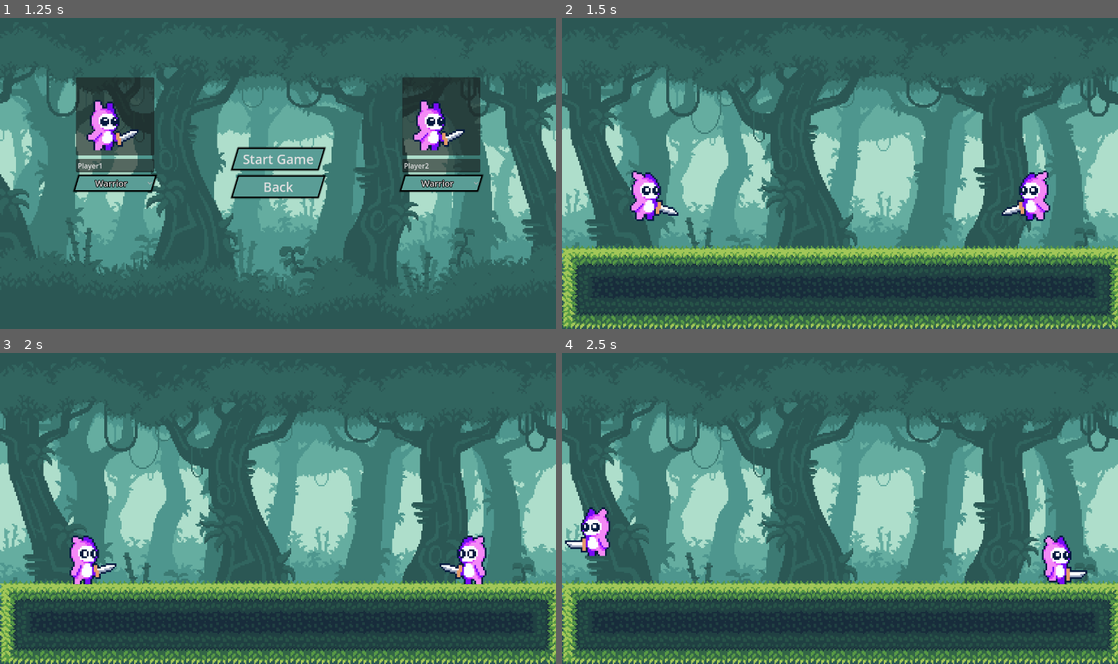
Above: before the commit, frames 1-4 (two rows, left to right).
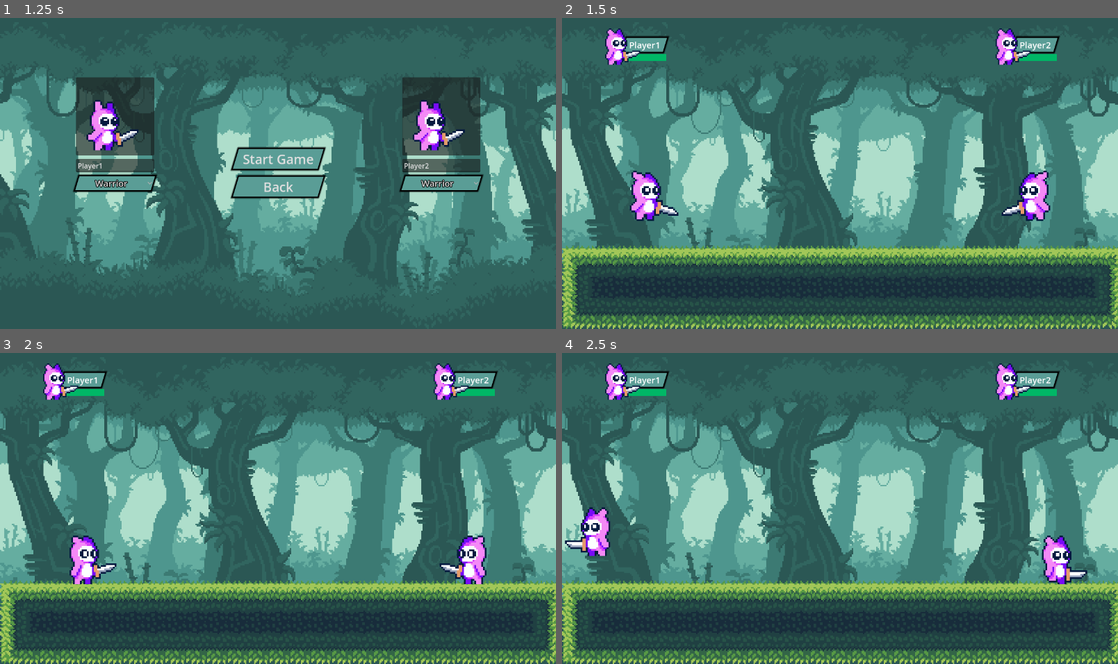
Above: after the commit, the same moments.

Repository: ParmarManthanrajsinh/Godot_4_game_Pookie_Fighters
Game: Godot game, scene res://scene/main_menu.tscn
Same seed, same stepped clock (60 frames per second), same inputs: the game is played once before the commit and once after it.
Inputs:
- Up to frame 1 (1.25 s): click "Play" at 0.5 s
- Up to frame 2 (1.5 s): click "Start Game" at 1.25 s
- Up to frame 3 (2 s): no input
- Up to frame 4 (2.5 s): hold A (P1_move_right) from 2.03 s (still down); tap Right (P2_move_left) at 2.1 s; tap W (P1_jump) at 2.27 s

Frame 1 is identical in both runs. In frame 2, 1.9% of the frame differs, in the area x 7-90%, y 3-16%; in frame 3, 1.9%; in frame 4, 1.9%.

Commit message:
made player_properties scene
Player_properties displays both player type and health.

Diff:
--- a/Script/Global.gd
+++ b/Script/Global.gd
@@ -2,3 +2,9 @@
 
 var Player1_type:int = 0
 var Player2_type:int = 0
+
+var Player1_name:StringName
+var Player2_name:StringName
+
+var Player1_health:int = 10
+var Player2_health:int = 10
--- a/Script/Player_selection.gd
+++ b/Script/Player_selection.gd
@@ -70,3 +70,10 @@
 func _on_start_game_pressed():
 	# Play the Selected Map
 	get_tree().change_scene_to_file("res://scene/map1.tscn")
+
+	if $Player1/Player1_name.text != "" and $Player2/Player2_name.text != "":
+		Global.Player1_name = $Player1/Player1_name.text
+		Global.Player2_name = $Player2/Player2_name.text
+	else:
+		Global.Player1_name = "player1"
+		Global.Player2_name = "player2"
--- a/Script/player_1.gd
+++ b/Script/player_1.gd
@@ -1,10 +1,11 @@
 extends CharacterBody2D
 
 
-const SPEED = 300.0
-const ACCELERATION = 250.0
+var SPEED = 300.0
+var ACCELERATION = 250.0
 const JUMP_VELOCITY = -400.0
-
+var health:int = 10
+var attack:int = 3
 # Get the gravity from the project settings to be synced with RigidBody nodes.
 var gravity = ProjectSettings.get_setting("physics/2d/default_gravity")
 
@@ -26,11 +27,23 @@
 			add_child(spee)
 			spee.play()
 			type = spee
+
+			# Setting the player property
+			health = 8
+			attack = 2
+			SPEED = 400
+			ACCELERATION = 350
 		2:
 			var ta = tank.instantiate()
 			add_child(ta)
 			ta.play()
 			type = ta
+
+			# Setting the player property
+			health = 14
+			attack = 2
+			SPEED = 280
+	Global.Player1_health = health
 
 func _physics_process(delta) -> void:
 	# Add the gravity.
--- a/Script/player_2.gd
+++ b/Script/player_2.gd
@@ -1,9 +1,11 @@
 extends CharacterBody2D
 
 
-const SPEED = 300.0
-const ACCELERATION = 250.0
+var SPEED = 300.0
+var ACCELERATION = 250.0
 const JUMP_VELOCITY = -400.0
+var health:int = 10
+var attack:int = 3
 
 # Get the gravity from the project settings to be synced with RigidBody nodes.
 var gravity = ProjectSettings.get_setting("physics/2d/default_gravity")
@@ -30,6 +32,12 @@
 			spee.flip_h = true
 			spee.offset.x = -12
 			type = spee
+
+			# Setting the player property
+			health = 8
+			attack = 2
+			SPEED = 400
+			ACCELERATION = 350
 		2:
 			var ta = tank.instantiate()
 			add_child(ta)
@@ -37,6 +45,12 @@
 			ta.flip_h = true
 			ta.offset.x = -12
 			type = ta
+
+			# Setting the player property
+			health = 14
+			attack = 2
+			SPEED = 280
+	Global.Player2_health = health
 
 func _physics_process(delta) -> void:
 	# Add the gravity.
--- /dev/null
+++ b/Script/player_bar.gd
@@ -0,0 +1,40 @@
+extends HBoxContainer
+
+@export var player1_sprite : Sprite2D
+@export var player2_sprite : Sprite2D
+
+@export var warrior : Texture2D
+@export var speedster : Texture2D
+@export var tank : Texture2D
+
+# Called when the node enters the scene tree for the first time.
+func _ready() -> void:
+	$Player1/VBoxContainer/player1_name.text = "  " + Global.Player1_name + "  "
+	$Player1/VBoxContainer/player1_bar.max_value = Global.Player1_health
+	$Player1/VBoxContainer/player1_bar.value = Global.Player1_health
+
+	$Player2/VBoxContainer/player2_name.text = "  " + Global.Player2_name + "  "
+	$Player2/VBoxContainer/player2_bar.max_value = Global.Player2_health
+	$Player2/VBoxContainer/player2_bar.value = Global.Player2_health
+
+	match Global.Player1_type:
+		0:
+			player1_sprite.set_texture(warrior)
+		1:
+			player1_sprite.set_texture(speedster)
+		2:
+			player1_sprite.set_texture(tank)
+
+	match Global.Player2_type:
+		0:
+			player2_sprite.set_texture(warrior)
+		1:
+			player2_sprite.set_texture(speedster)
+		2:
+			player2_sprite.set_texture(tank)
+
+
+# Called every frame. 'delta' is the elapsed time since the previous frame.
+func _physics_process(_delta) -> void:
+	$Player1/VBoxContainer/player1_bar.value = Global.Player1_health
+	$Player2/VBoxContainer/player2_bar.value = Global.Player2_health
--- a/Themes/button_theme.tres
+++ b/Themes/button_theme.tres
@@ -39,6 +39,24 @@
 expand_margin_bottom = 2.0
 shadow_size = 3
 
+[sub_resource type="StyleBoxFlat" id="StyleBoxFlat_hlbyn"]
+bg_color = Color(0.352941, 0.615686, 0.588235, 1)
+skew = Vector2(0.3, 0)
+border_width_left = 3
+border_width_top = 3
+border_width_right = 3
+border_width_bottom = 3
+border_color = Color(0, 0, 0, 1)
+expand_margin_top = 2.0
+expand_margin_bottom = 2.0
+shadow_size = 3
+
+[sub_resource type="StyleBoxFlat" id="StyleBoxFlat_wx1ps"]
+bg_color = Color(0.6, 0.6, 0.6, 0.266667)
+
+[sub_resource type="StyleBoxFlat" id="StyleBoxFlat_liwjx"]
+bg_color = Color(0, 0.717647, 0.4, 1)
+
 [sub_resource type="StyleBoxFlat" id="StyleBoxFlat_1i872"]
 bg_color = Color(0.341176, 0.639216, 0.603922, 1)
 skew = Vector2(0.3, 0)
@@ -69,7 +87,13 @@
 Button/styles/hover = SubResource("StyleBoxFlat_s3l0h")
 Button/styles/normal = SubResource("StyleBoxFlat_8c5ar")
 Button/styles/pressed = SubResource("StyleBoxFlat_fben6")
+Label/font_sizes/font_size = 20
+Label/styles/normal = SubResource("StyleBoxFlat_hlbyn")
 OptionButton/font_sizes/font_size = 20
+ProgressBar/colors/font_color = Color(0.94902, 0.94902, 0.94902, 0)
+ProgressBar/font_sizes/font_size = 11
+ProgressBar/styles/background = SubResource("StyleBoxFlat_wx1ps")
+ProgressBar/styles/fill = SubResource("StyleBoxFlat_liwjx")
 TextEdit/font_sizes/font_size = 32
 TextEdit/styles/focus = SubResource("StyleBoxFlat_1i872")
 TextEdit/styles/normal = SubResource("StyleBoxFlat_o4sm3")
--- a/scene/map1.tscn
+++ b/scene/map1.tscn
@@ -8,6 +8,7 @@
 [ext_resource type="PackedScene" uid="uid://djssm768ywia6" path="res://scene/player_1.tscn" id="7_rwqcc"]
 [ext_resource type="Texture2D" uid="uid://cugdcqkndv1" path="res://Asset/parallax background/plx-5.png" id="7_usi4i"]
 [ext_resource type="PackedScene" uid="uid://dhvyfiqehmd1v" path="res://scene/player_2.tscn" id="8_cpda8"]
+[ext_resource type="PackedScene" uid="uid://uh8eyfswa2wk" path="res://scene/player_properties.tscn" id="9_5kv38"]
 
 [sub_resource type="TileSetAtlasSource" id="TileSetAtlasSource_d7xaw"]
 texture = ExtResource("1_uoshb")
@@ -1138,3 +1139,14 @@
 
 [node name="Player2" parent="." instance=ExtResource("8_cpda8")]
 position = Vector2(1024, 300)
+
+[node name="Player_Properties" parent="." instance=ExtResource("9_5kv38")]
+anchors_preset = 5
+anchor_left = 0.5
+anchor_right = 0.5
+anchor_bottom = 0.0
+offset_left = 640.0
+offset_right = 640.0
+grow_vertical = 1
+size_flags_horizontal = 4
+size_flags_vertical = 4
--- /dev/null
+++ b/scene/player_properties.tscn
@@ -0,0 +1,78 @@
+[gd_scene load_steps=6 format=3 uid="uid://uh8eyfswa2wk"]
+
+[ext_resource type="Texture2D" uid="uid://7no02yoc1l2r" path="res://Asset/character_1/Idle.png" id="1_o8ro5"]
+[ext_resource type="Script" path="res://Script/player_bar.gd" id="1_sfjro"]
+[ext_resource type="Theme" uid="uid://c5mk51k51gcl3" path="res://Themes/button_theme.tres" id="2_7key0"]
+[ext_resource type="Texture2D" uid="uid://bmmdvyjrsjsx3" path="res://Asset/character_3/Idle.png" id="3_j5dxy"]
+[ext_resource type="Texture2D" uid="uid://cuv60k4hyf8n6" path="res://Asset/character_2/Idle.png" id="4_c0urb"]
+
+[node name="Player_Properties" type="Control"]
+layout_mode = 3
+anchors_preset = 15
+anchor_right = 1.0
+anchor_bottom = 1.0
+grow_horizontal = 2
+grow_vertical = 2
+
+[node name="HBoxContainer" type="HBoxContainer" parent="." node_paths=PackedStringArray("player1_sprite", "player2_sprite")]
+layout_mode = 1
+anchors_preset = 5
+anchor_left = 0.5
+anchor_right = 0.5
+offset_left = -499.0
+offset_top = 48.0
+offset_right = 499.0
+offset_bottom = 88.0
+grow_horizontal = 2
+theme_override_constants/separation = 800
+script = ExtResource("1_sfjro")
+player1_sprite = NodePath("Player1/player1_Sprite2D")
+player2_sprite = NodePath("Player2/player2_Sprite2D")
+warrior = ExtResource("1_o8ro5")
+speedster = ExtResource("3_j5dxy")
+tank = ExtResource("4_c0urb")
+
+[node name="Player1" type="HBoxContainer" parent="HBoxContainer"]
+layout_mode = 2
+size_flags_horizontal = 4
+size_flags_vertical = 4
+
+[node name="VBoxContainer" type="VBoxContainer" parent="HBoxContainer/Player1"]
+layout_mode = 2
+
+[node name="player1_name" type="Label" parent="HBoxContainer/Player1/VBoxContainer"]
+layout_mode = 2
+theme = ExtResource("2_7key0")
+text = "  player1  "
+
+[node name="player1_bar" type="ProgressBar" parent="HBoxContainer/Player1/VBoxContainer"]
+layout_mode = 2
+theme = ExtResource("2_7key0")
+max_value = 10.0
+
+[node name="player1_Sprite2D" type="Sprite2D" parent="HBoxContainer/Player1"]
+scale = Vector2(3, 3)
+texture = ExtResource("1_o8ro5")
+hframes = 4
+
+[node name="Player2" type="HBoxContainer" parent="HBoxContainer"]
+layout_mode = 2
+size_flags_vertical = 4
+
+[node name="VBoxContainer" type="VBoxContainer" parent="HBoxContainer/Player2"]
+layout_mode = 2
+
+[node name="player2_name" type="Label" parent="HBoxContainer/Player2/VBoxContainer"]
+layout_mode = 2
+theme = ExtResource("2_7key0")
+text = "  player2  "
+
+[node name="player2_bar" type="ProgressBar" parent="HBoxContainer/Player2/VBoxContainer"]
+layout_mode = 2
+theme = ExtResource("2_7key0")
+max_value = 10.0
+
+[node name="player2_Sprite2D" type="Sprite2D" parent="HBoxContainer/Player2"]
+scale = Vector2(3, 3)
+texture = ExtResource("1_o8ro5")
+hframes = 4
Not shown: 1 places in Themes/button_theme.tres that only renumber resources
Not shown: 1 places in scene/map1.tscn that only renumber resources
